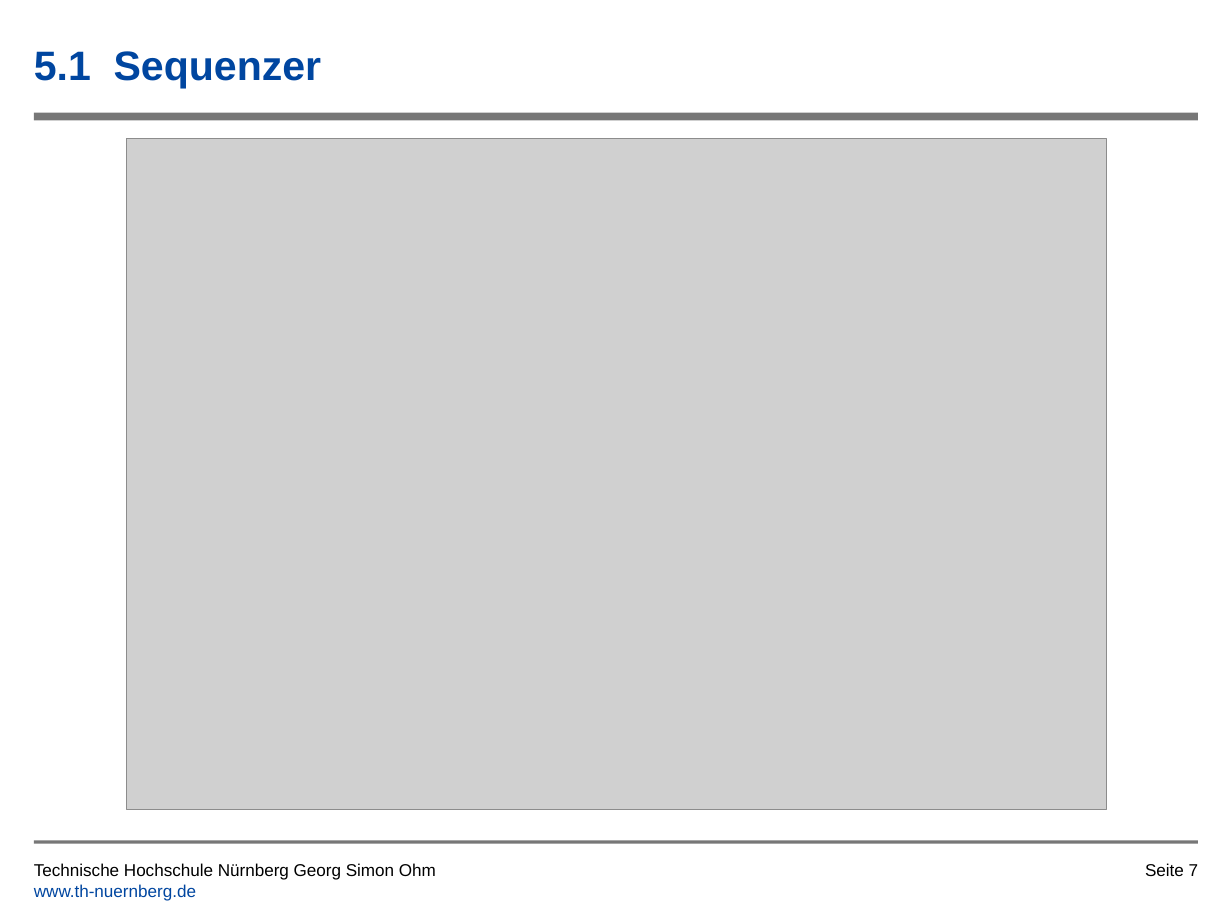
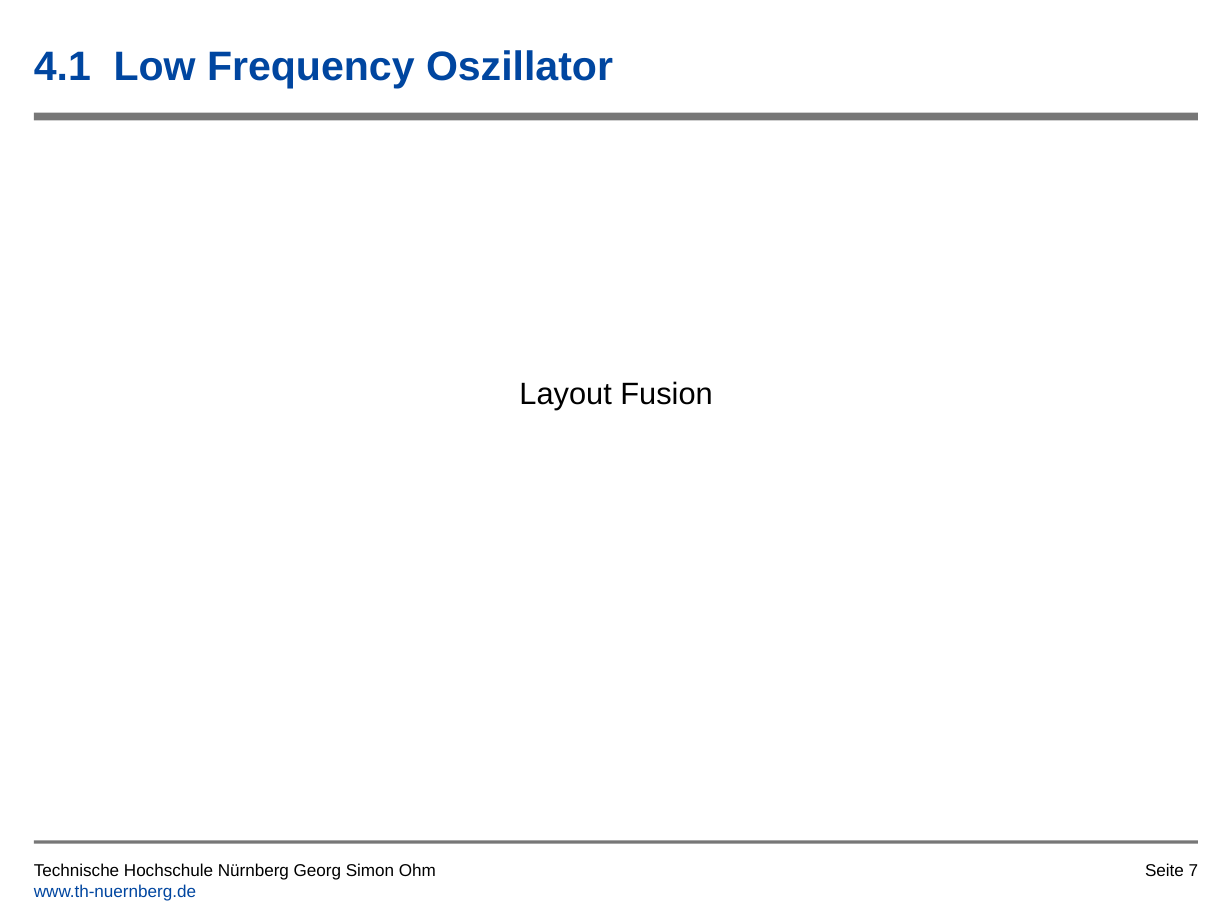
Before and after one commit to tsedlmeier/Synthesizer, a slide deck: slide 7 of Vortrag/Leiterplatte_als_Musikinstrument_Kirschner_Dilman.pptx. Drawn at 1232x924 pixels with LibreOffice and Linux fonts; fonts in the diff are those of the drawing; grey boxes stand for pictures; background and template pictures are left out. Boxes give left, top, right and bottom in pixels: in the first picture for what was removed or moved away, otherwise in the second. Text is boxed around its words. In the diff, an @@ line names an element or a change of style, - is before the commit and + after.

```diff
--- a/Vortrag/Leiterplatte_als_Musikinstrument_Kirschner_Dilman.pptx
+++ b/Vortrag/Leiterplatte_als_Musikinstrument_Kirschner_Dilman.pptx
@@ title at [34,50,613,88]: text changed @@
-5.1 Sequenzer
+4.1 Low Frequency Oszillator
@@ picture removed at [127,139,1106,809] @@
@@ text added at [519,381,712,409], 18 pt, text #000000 @@
+Layout Fusion
```
Also in this commit, not shown: 7 other slides changed, 1 slide added, 3 other files.
